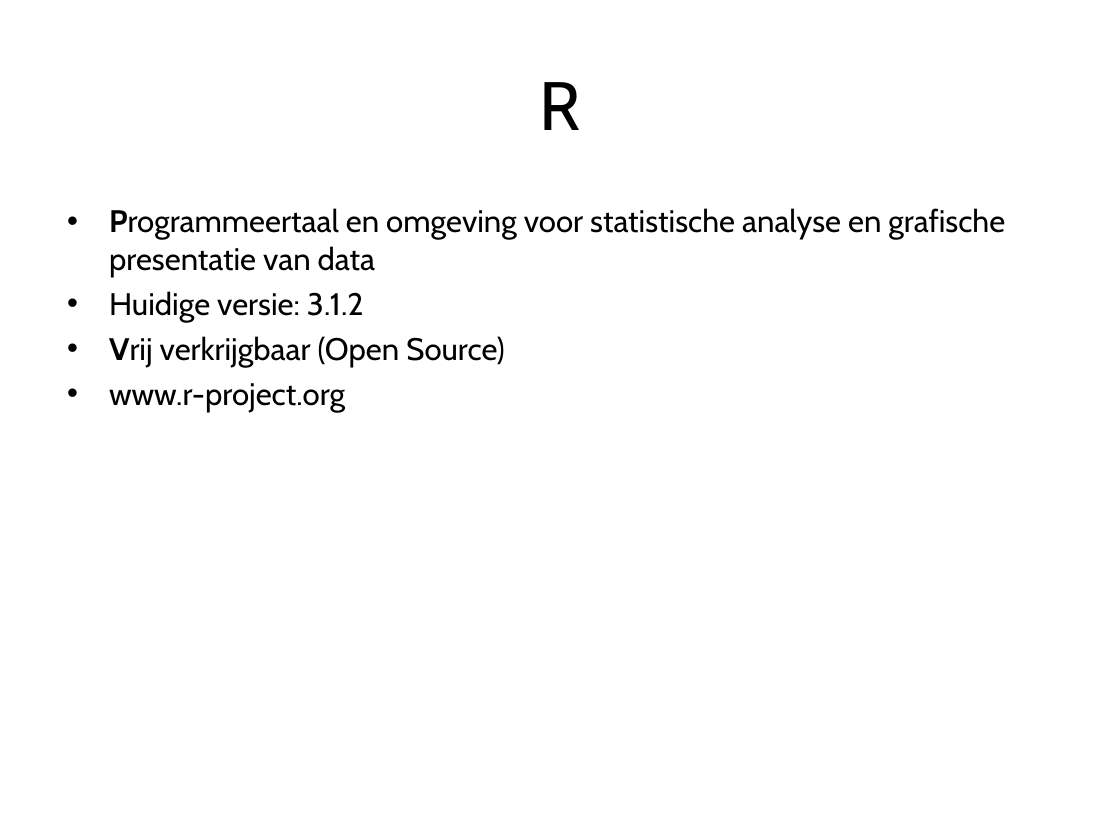
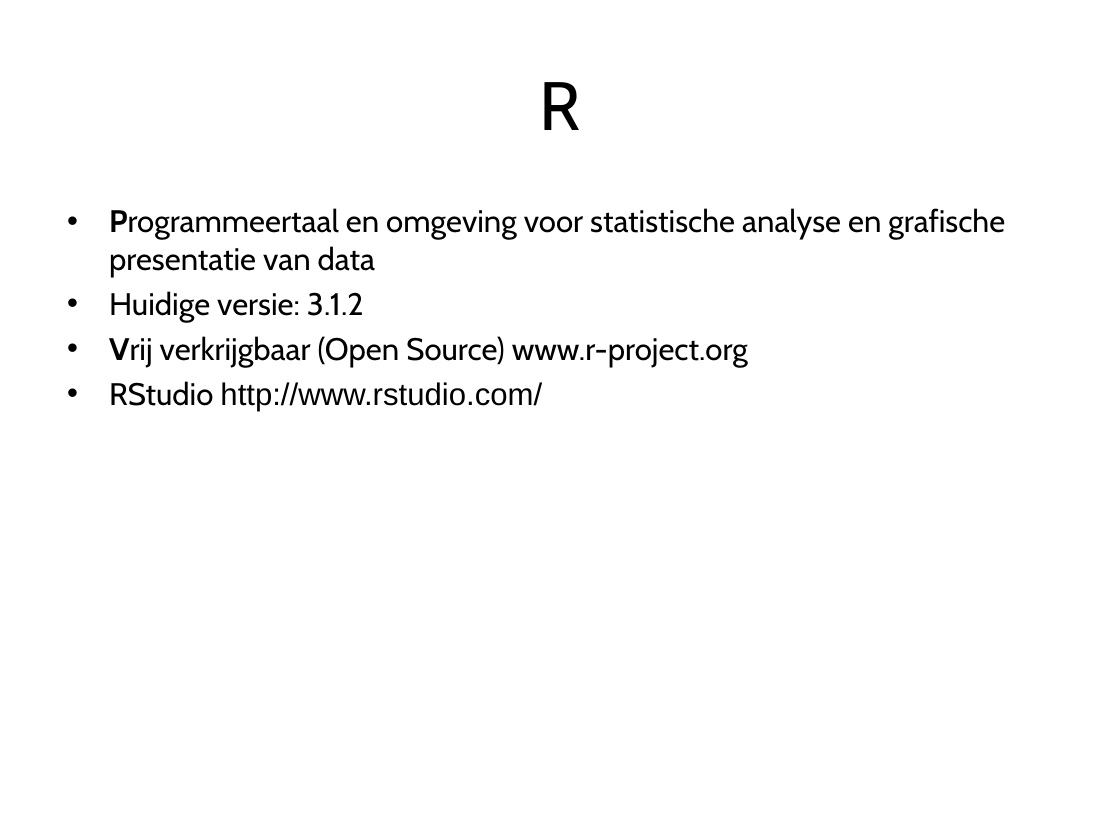
Before and after one commit to digistam/FBscripts, a slide deck: slide 3 of FacebookKungFu.ppt. Drawn at 1120x840 pixels with LibreOffice and Linux fonts; fonts in the diff are those of the drawing. Boxes give left, top, right and bottom in pixels: in the first picture for what was removed or moved away, otherwise in the second. Text is boxed around its words. In the diff, an @@ line names an element or a change of style, - is before the commit and + after.

Commit message:
powerpoint bijgewerkt

```diff
--- a/FacebookKungFu.ppt
+++ b/FacebookKungFu.ppt
@@ text at [109, 336, 748, 411]: text changed @@
-• Vrij verkrijgbaar (Open Source)
-• www.r-project.org
+• Vrij verkrijgbaar (Open Source) www.r-project.org
+• RStudio http://www.rstudio.com/
```
Also in this commit, not shown: 1 other file.
